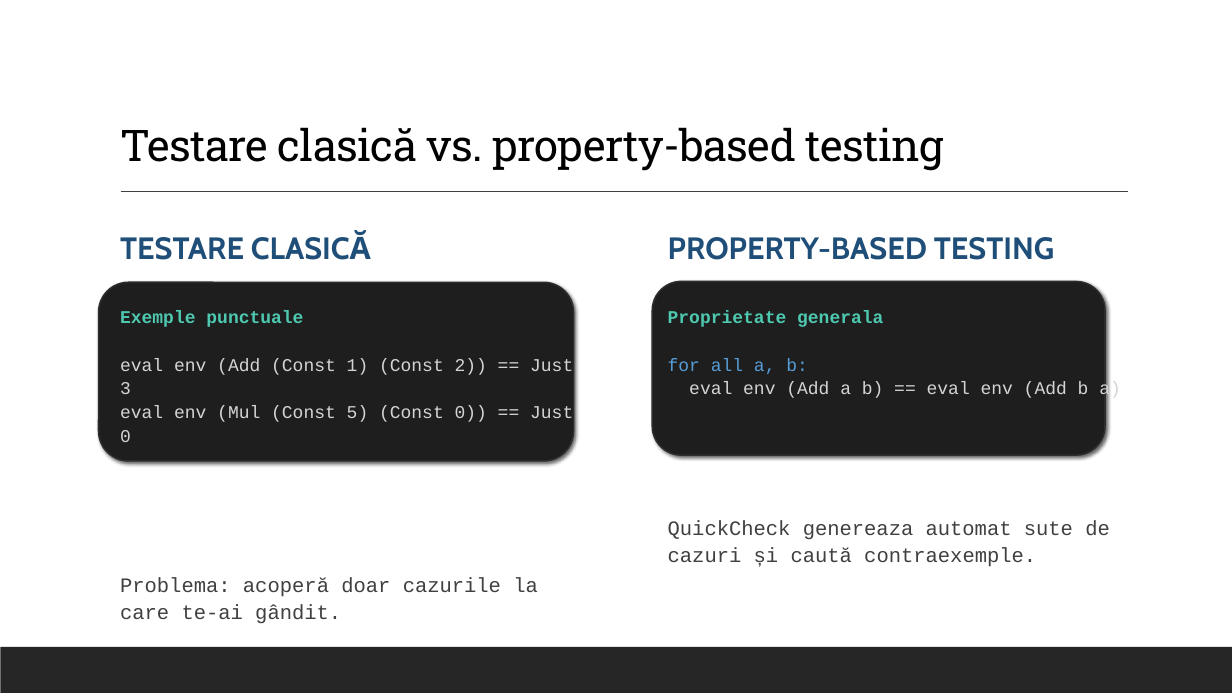
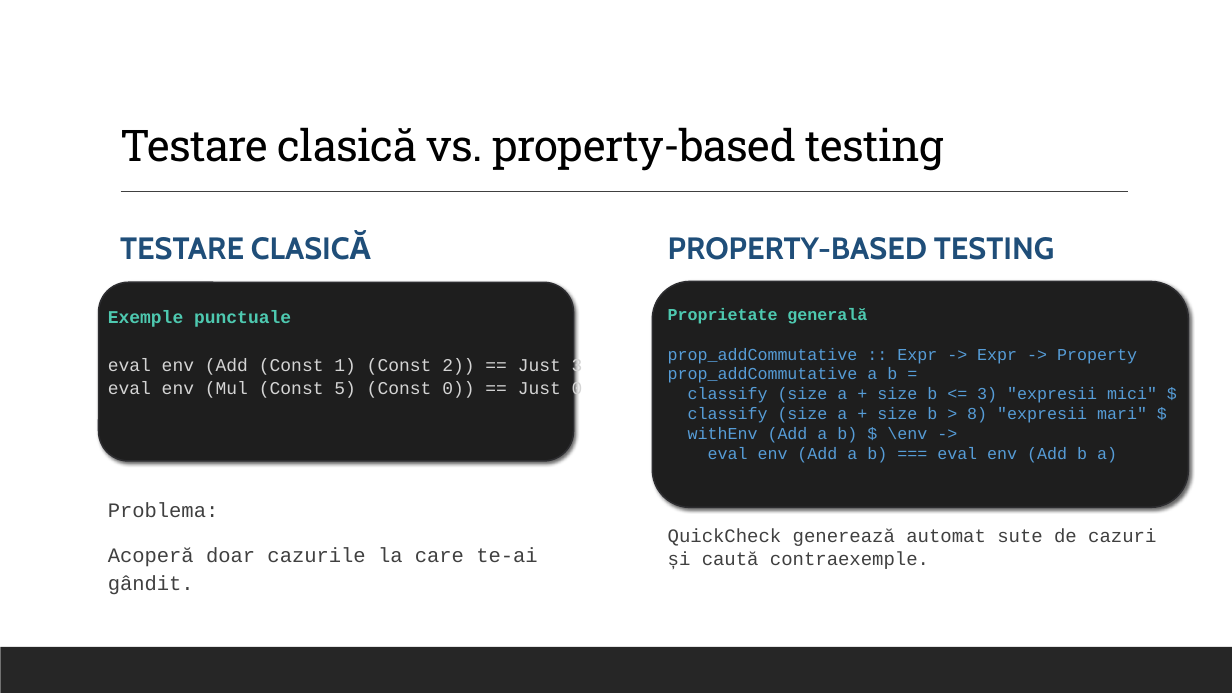
Before and after one commit to alexandrunite/MFIS_Project, a slide deck: slide 4 of Testarea property-based folosind QuickCheck.pptx. Drawn at 1232x693 pixels with LibreOffice and Linux fonts; fonts in the diff are those of the drawing. Boxes give left, top, right and bottom in pixels: in the first picture for what was removed or moved away, otherwise in the second. Text is boxed around its words. In the diff, an @@ line names an element or a change of style, - is before the commit and + after.

```diff
--- a/Testarea property-based folosind QuickCheck.pptx
+++ b/Testarea property-based folosind QuickCheck.pptx
@@ text "Exemple punctuale": place and size @@
-text "Exemple punctuale" at <box>120,311,573,624</box>
+text "Exemple punctuale" at <box>108,311,583,594</box>
@@ rounded rectangle: place and size @@
-rounded rectangle at <box>653,282,1105,456</box>
+rounded rectangle at <box>653,282,1189,508</box>
@@ text at <box>668,308,1157,569</box>: text changed; size 14 to 12.9 pt; text colour #404040 to #569CD6 @@
-  Proprietate generala
-  for all a, b:
-  eval env (Add a b) == eval env (Add b a)
-  QuickCheck genereaza automat sute de cazuri și caută contraexemple.
+  Proprietate generală
+  prop_addCommutative :: Expr -> Expr -> Property
+  prop_addCommutative a b =
+  classify (size a + size b <= 3) "expresii mici" $
+  classify (size a + size b > 8) "expresii mari" $
+  withEnv (Add a b) $ \env ->
+  eval env (Add a b) === eval env (Add b a)
+  QuickCheck generează automat sute de cazuri și caută contraexemple.
@@ text at <box>108,503,537,594</box>: text changed @@
-  Problema: acoperă doar cazurile la care te-ai gândit.
+  Problema:
+  Acoperă doar cazurile la care te-ai gândit.
```
Also in this commit, not shown: 8 other slides changed.
